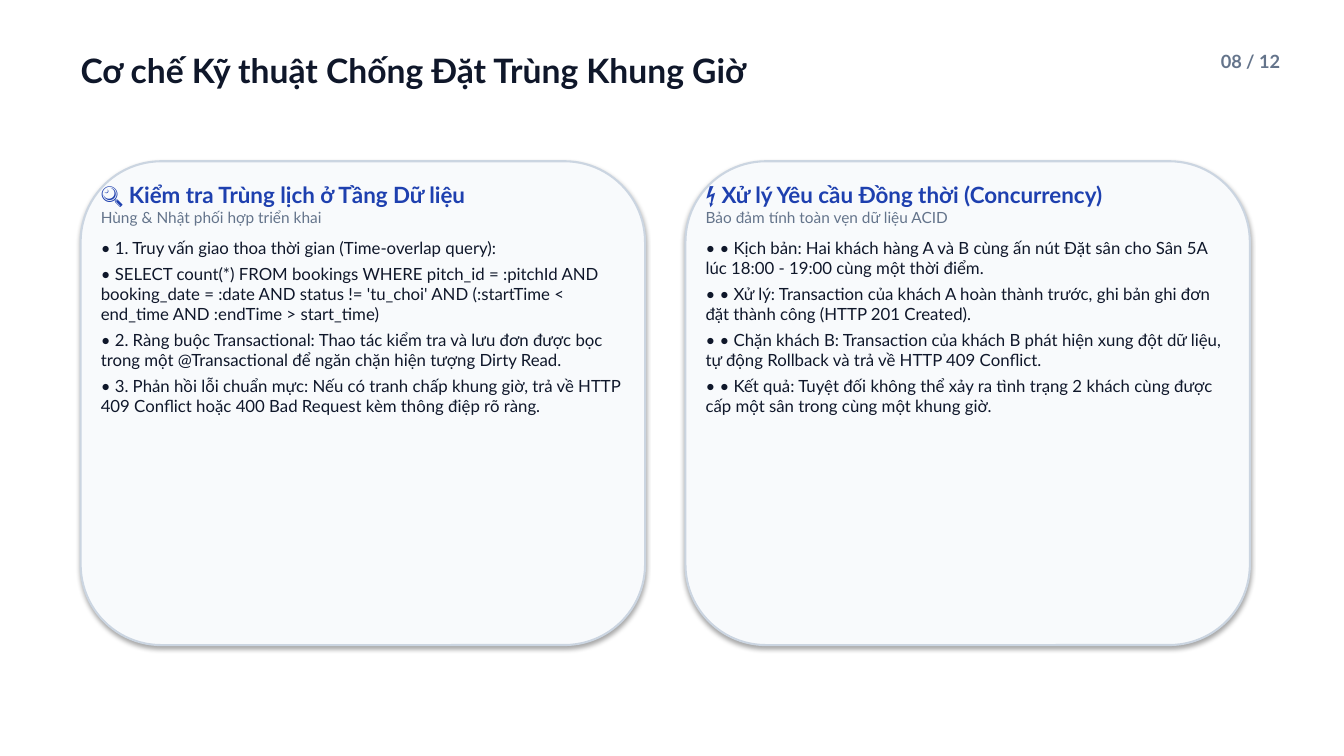
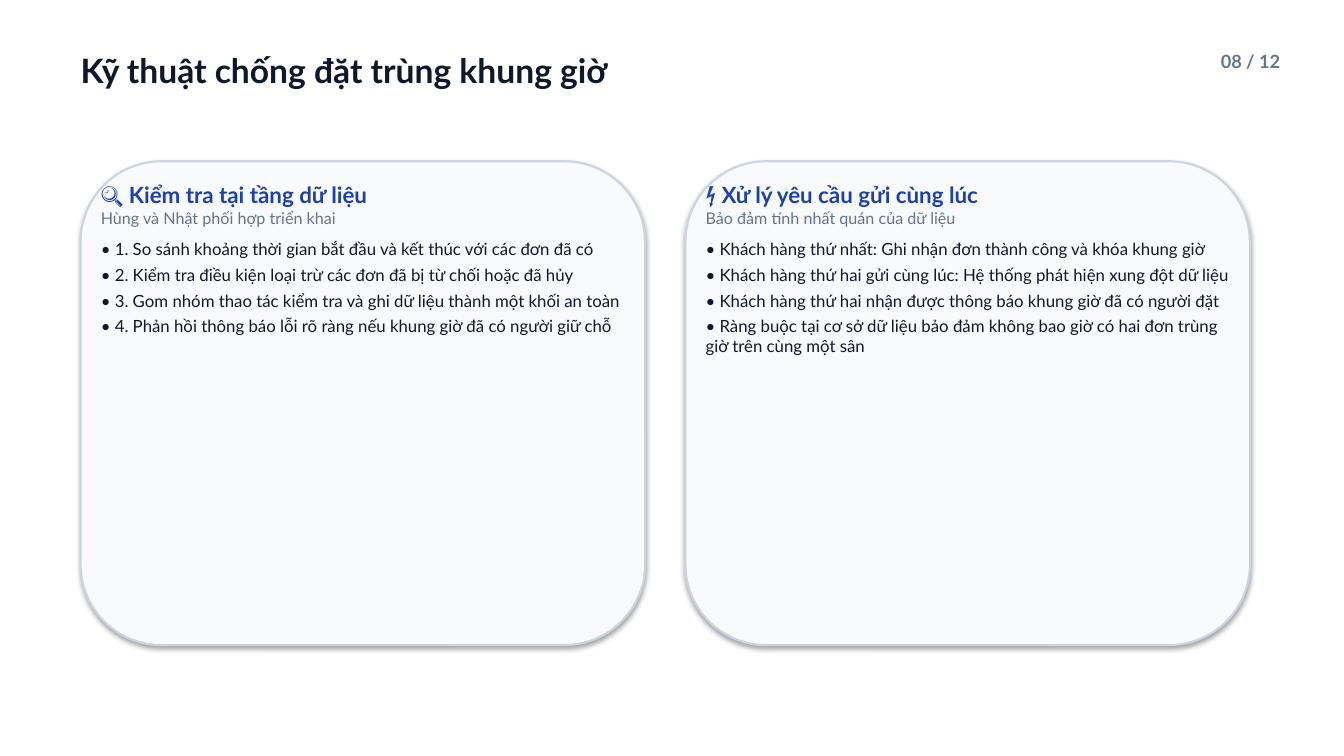
Before and after one commit to viduchung/PTPM, a slide deck: slide 8 of docs/PitchOS-mo-hinh-kien-truc.pptx. Drawn at 1344x756 pixels with LibreOffice and Linux fonts; fonts in the diff are those of the drawing. Boxes give left, top, right and bottom in pixels: in the first picture for what was removed or moved away, otherwise in the second. Text is boxed around its words. In the diff, an @@ line names an element or a change of style, - is before the commit and + after.

Commit message:
docs: toi gian hoa so do va noi dung slide, bo ngoac tron va ham tieng anh

```diff
--- a/docs/PitchOS-mo-hinh-kien-truc.pptx
+++ b/docs/PitchOS-mo-hinh-kien-truc.pptx
@@ text at [81,56,607,90]: text changed @@
-Cơ chế Kỹ thuật Chống Đặt Trùng Khung Giờ
+Kỹ thuật chống đặt trùng khung giờ
@@ text at [115,184,619,335]: text changed @@
-🔍 Kiểm tra Trùng lịch ở Tầng Dữ liệu
-Hùng & Nhật phối hợp triển khai
-• 1. Truy vấn giao thoa thời gian (Time-overlap query):
-• SELECT count(*) FROM bookings WHERE pitch_id = :pitchId AND booking_date = :date AND status != 'tu_choi' AND (:startTime < end_time AND :endTime > start_time)
-• 2. Ràng buộc Transactional: Thao tác kiểm tra và lưu đơn được bọc trong một @Transactional để ngăn chặn hiện tượng Dirty Read.
-• 3. Phản hồi lỗi chuẩn mực: Nếu có tranh chấp khung giờ, trả về HTTP 409 Conflict hoặc 400 Bad Request kèm thông điệp rõ ràng.
+🔍 Kiểm tra tại tầng dữ liệu
+Hùng và Nhật phối hợp triển khai
+• 1. So sánh khoảng thời gian bắt đầu và kết thúc với các đơn đã có
+• 2. Kiểm tra điều kiện loại trừ các đơn đã bị từ chối hoặc đã hủy
+• 3. Gom nhóm thao tác kiểm tra và ghi dữ liệu thành một khối an toàn
+• 4. Phản hồi thông báo lỗi rõ ràng nếu khung giờ đã có người giữ chỗ
@@ text at [706,185,1228,355]: text changed @@
-⚡ Xử lý Yêu cầu Đồng thời (Concurrency)
-Bảo đảm tính toàn vẹn dữ liệu ACID
-• • Kịch bản: Hai khách hàng A và B cùng ấn nút Đặt sân cho Sân 5A lúc 18:00 - 19:00 cùng một thời điểm.
-• • Xử lý: Transaction của khách A hoàn thành trước, ghi bản ghi đơn đặt thành công (HTTP 201 Created).
-• • Chặn khách B: Transaction của khách B phát hiện xung đột dữ liệu, tự động Rollback và trả về HTTP 409 Conflict.
-• • Kết quả: Tuyệt đối không thể xảy ra tình trạng 2 khách cùng được cấp một sân trong cùng một khung giờ.
+⚡ Xử lý yêu cầu gửi cùng lúc
+Bảo đảm tính nhất quán của dữ liệu
+• Khách hàng thứ nhất: Ghi nhận đơn thành công và khóa khung giờ
+• Khách hàng thứ hai gửi cùng lúc: Hệ thống phát hiện xung đột dữ liệu
+• Khách hàng thứ hai nhận được thông báo khung giờ đã có người đặt
+• Ràng buộc tại cơ sở dữ liệu bảo đảm không bao giờ có hai đơn trùng giờ trên cùng một sân
```
Also in this commit, not shown: 9 other slides changed, 8 other files.
